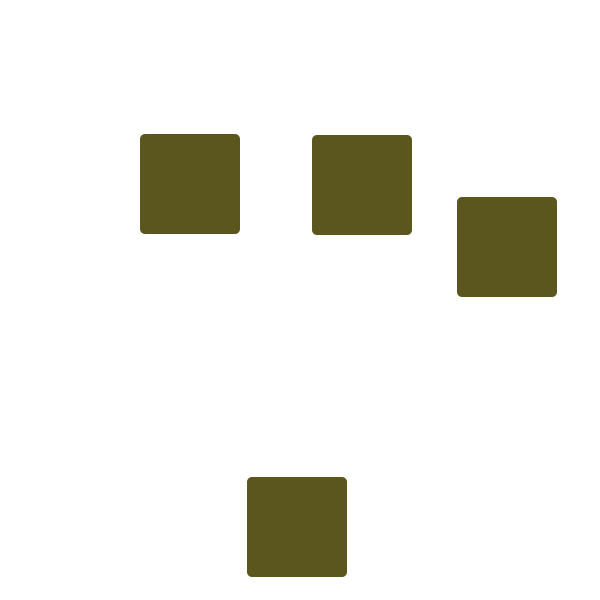
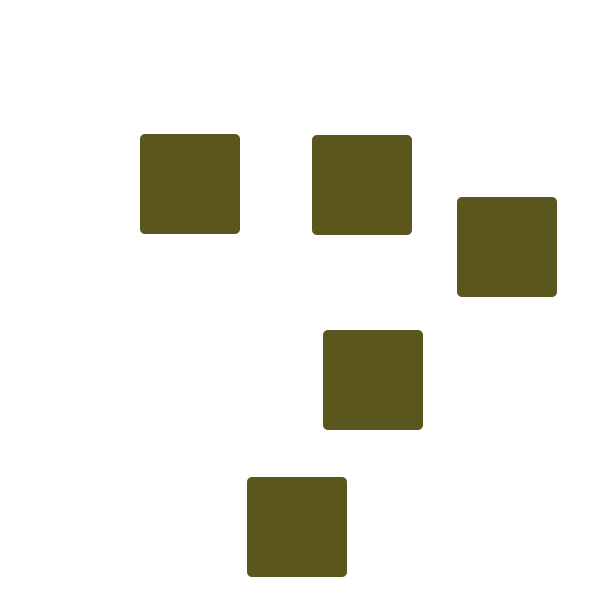
Two versions of the same layered image (600px x 600px). Layer-by-layer changes:
added layer "Rounded Rectangle 5" above "Rounded Rectangle 4" over 323, 330, 423, 430
